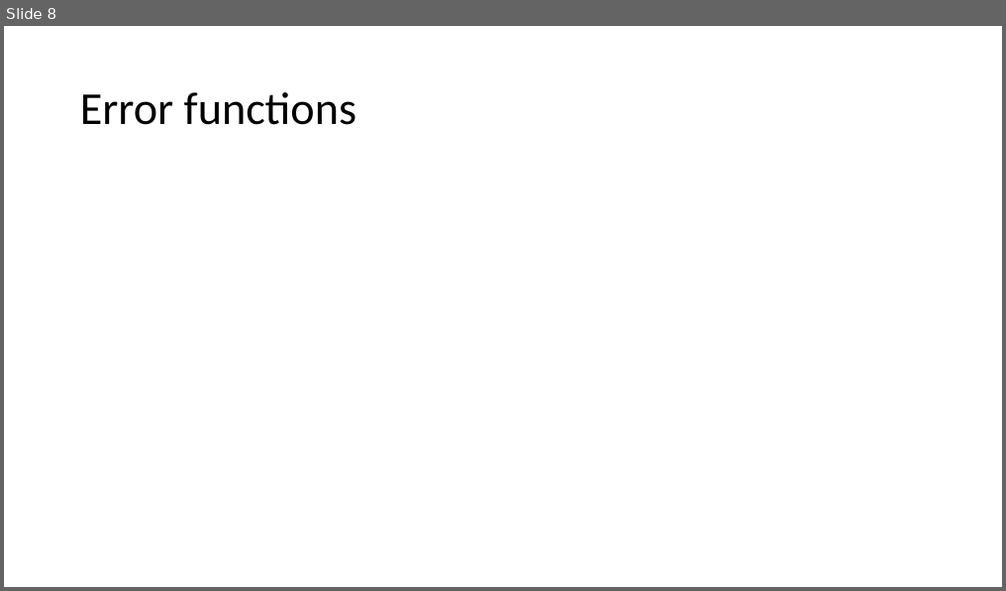
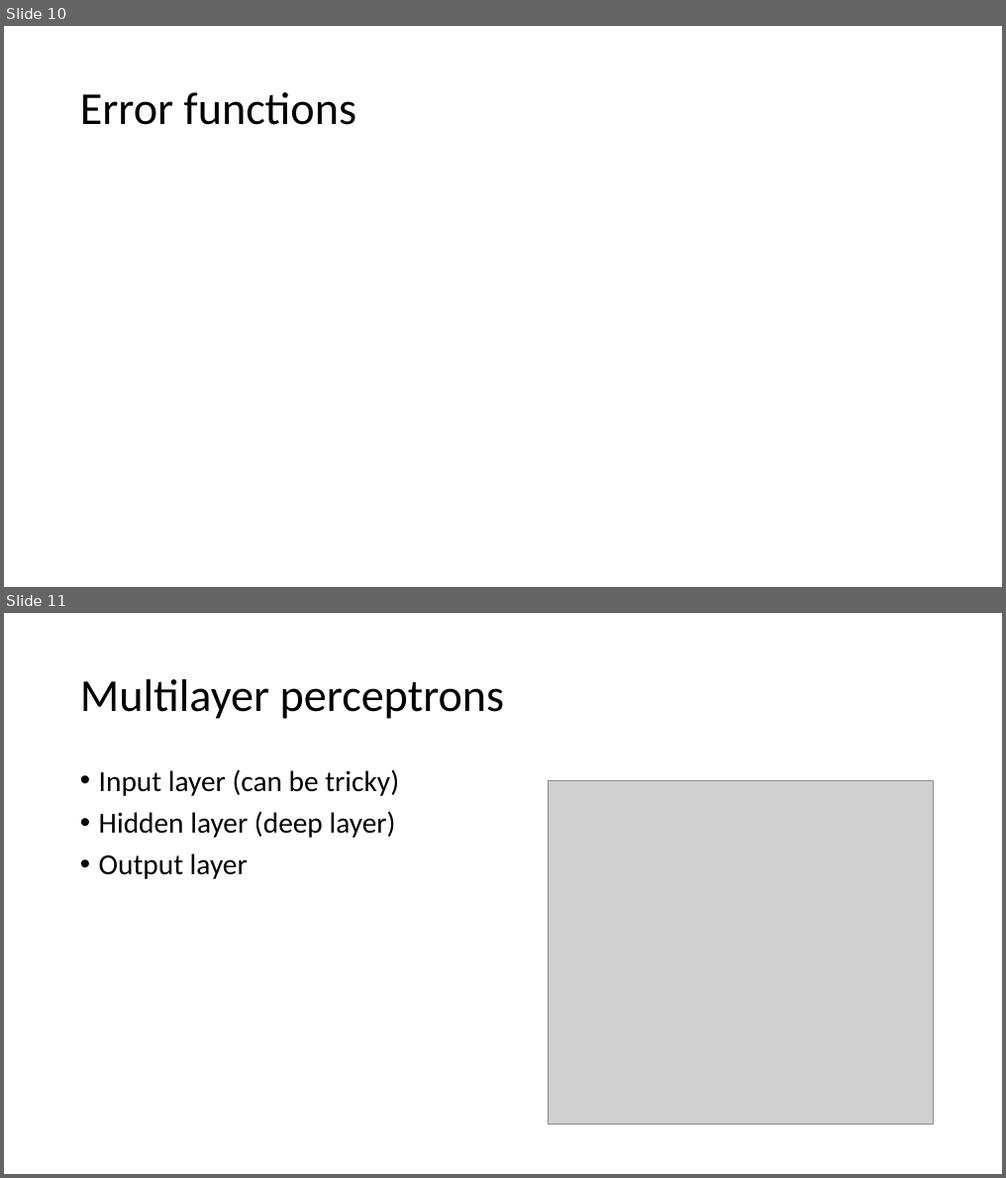
Before and after one commit to zasboth/tutorials, a slide deck: Neural networks/Neural Network Basics1.pptx. Shown one above the other, each under a label of ours: slide 8 before the commit, slides 10 and 11 after it. The pictures are 1006x591 and 1006x1178 pixels, drawn with LibreOffice and Linux fonts; fonts in the diff are those of the drawing; grey boxes stand for pictures. Boxes give left, top, right and bottom in pixels: in the first picture for what was removed or moved away, otherwise in the second. Text is boxed around its words. In the diff, an @@ line names an element or a change of style, - is before the commit and + after.

```diff
--- a/Neural networks/Neural Network Basics1.pptx
+++ b/Neural networks/Neural Network Basics1.pptx
@@ slide 11 added at (4,613,1002,1174), background #FFFFFF @@
@@ title added at (80,679,505,719), 44 pt, text #000000 @@
+Multilayer perceptrons
@@ text added at (99,769,399,879), 28 pt, text #000000 @@
+• Input layer (can be tricky)
+• Hidden layer (deep layer)
+• Output layer
@@ picture added at (548,781,934,1125) @@
@@ what was slide 8 is now slide 10 @@
```
Also in this commit, not shown: 4 slides changed, 4 other slides added.
